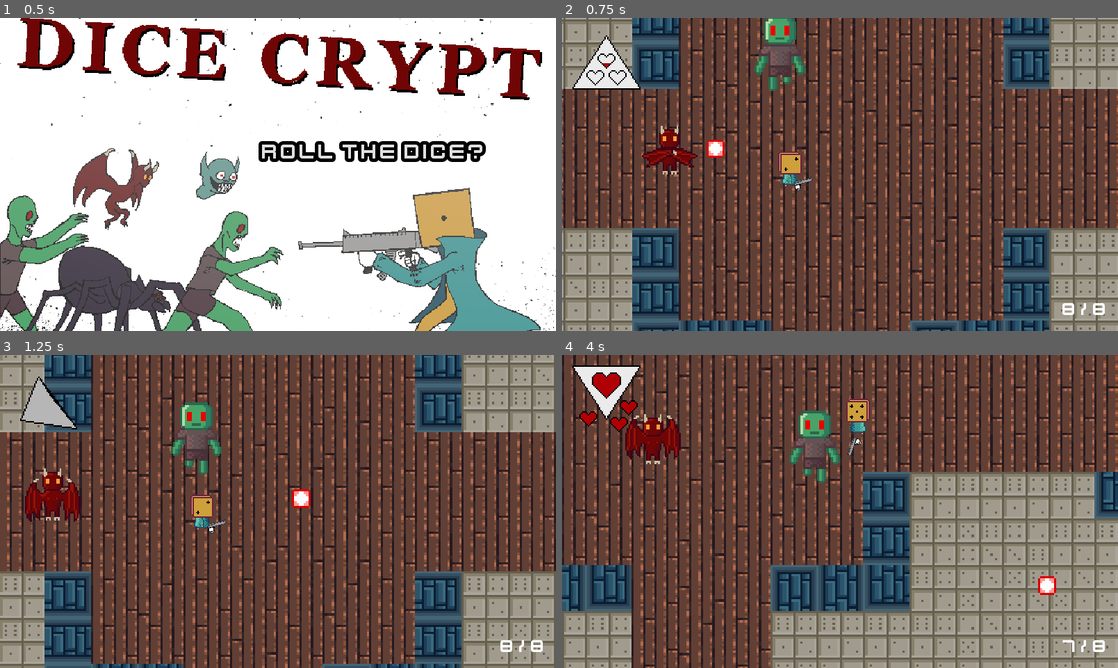
Above: before the commit, frames 1-4 (two rows, left to right).
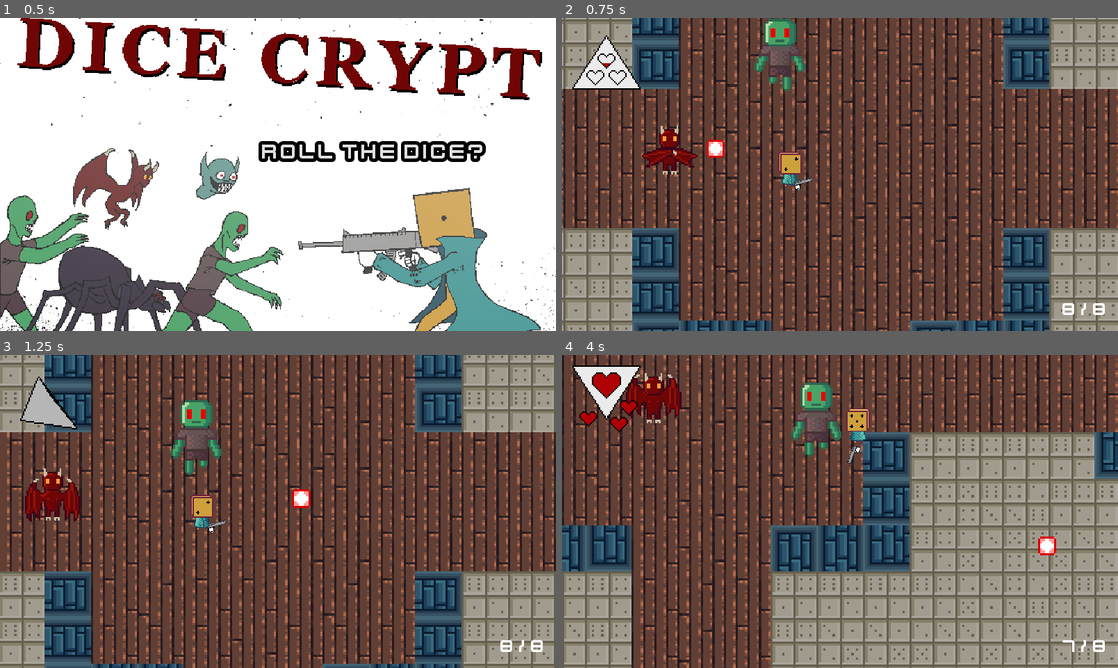
Above: after the commit, the same moments.

Repository: ygypt/gmtk2022
Game: Godot game, scene res://Menu.tscn
Same seed, same stepped clock (60 frames per second), same inputs: the game is played once before the commit and once after it.
Inputs (mouse positions are in pixels of both pictures, inside the frame that each line leads up to):
- Up to frame 1 (0.5 s): no input
- Up to frame 2 (0.75 s): click "ROLL THE DICE?" at 0.5 s
- Up to frame 3 (1.25 s): no input
- Up to frame 4 (4 s): move the mouse to (962, 495) at 1.27 s; hold D (move_right) 1.28-2.03 s; tap Space (dodge) at 1.35, 3.6 s; move the mouse to (728, 527) at 2.02 s; hold S (move_down) 2.03-2.78 s; tap F (interact) at 2.1 s; move the mouse to (895, 442) at 2.77 s; press the mouse at (895, 442) at 2.78 s; hold D (move_right) 2.78-3.53 s; move the mouse to (812, 574) at 3.52 s; release the mouse at (812, 574) at 3.53 s; hold W (move_up) from 3.53 s (still down)

Frame 1 is identical in both runs. In frame 2, 0.3% of the frame differs, in the area x 34-44%, y 0-24%; in frame 3, 0.4%; in frame 4, 41%, in the area x 0-100%, y 0-100%.

Commit message:
bullshit

Diff:
--- a/Characters/Ghoul/Ghoul.tscn
+++ b/Characters/Ghoul/Ghoul.tscn
@@ -9,12 +9,10 @@
 height = 4.0
 
 [sub_resource type="AtlasTexture" id=2]
-flags = 4
 atlas = ExtResource( 2 )
 region = Rect2( 0, 0, 32, 32 )
 
 [sub_resource type="AtlasTexture" id=3]
-flags = 4
 atlas = ExtResource( 2 )
 region = Rect2( 32, 0, 32, 32 )
 
@@ -35,8 +33,10 @@
 
 [node name="Ghoul" type="KinematicBody2D"]
 collision_layer = 2
-collision_mask = 5
+collision_mask = 7
 script = ExtResource( 1 )
+health = 18
+speed = 35
 
 [node name="CollisionShape2D" type="CollisionShape2D" parent="."]
 rotation = 1.5708
@@ -45,6 +45,7 @@
 [node name="Sprite" type="AnimatedSprite" parent="."]
 position = Vector2( 0, -16 )
 frames = SubResource( 4 )
+frame = 1
 playing = true
 
 [node name="State" type="Node" parent="."]
--- a/Characters/Imp/Imp.gd
+++ b/Characters/Imp/Imp.gd
@@ -8,6 +8,7 @@
 func _ready():
 	current_state = $State/Chase
 
+
 func _process(delta):
 	for player in get_tree().get_nodes_in_group("Player"):
 		player_distance = abs((player.position - position).length())
--- a/Characters/Imp/Imp.tscn
+++ b/Characters/Imp/Imp.tscn
@@ -9,32 +9,29 @@
 radius = 5.99999
 height = 4.00002
 
+[sub_resource type="AtlasTexture" id=10]
+atlas = ExtResource( 2 )
+region = Rect2( 64, 0, 32, 32 )
+
 [sub_resource type="AtlasTexture" id=8]
-flags = 4
 atlas = ExtResource( 2 )
 region = Rect2( 0, 0, 32, 32 )
 
 [sub_resource type="AtlasTexture" id=9]
-flags = 4
 atlas = ExtResource( 2 )
 region = Rect2( 32, 0, 32, 32 )
 
-[sub_resource type="AtlasTexture" id=10]
-flags = 4
-atlas = ExtResource( 2 )
-region = Rect2( 64, 0, 32, 32 )
-
 [sub_resource type="SpriteFrames" id=4]
 animations = [ {
+"frames": [ SubResource( 10 ) ],
+"loop": true,
+"name": "cast",
+"speed": 5.0
+}, {
 "frames": [ SubResource( 8 ), SubResource( 9 ) ],
 "loop": true,
 "name": "chase",
 "speed": 3.0
-}, {
-"frames": [ SubResource( 10 ) ],
-"loop": true,
-"name": "cast",
-"speed": 5.0
 } ]
 
 [sub_resource type="CapsuleShape2D" id=5]
@@ -44,9 +41,9 @@
 [node name="Imp" type="KinematicBody2D"]
 scale = Vector2( 0.75, 0.75 )
 collision_layer = 2
-collision_mask = 5
+collision_mask = 7
 script = ExtResource( 1 )
-health = 24
+health = 10
 speed = 50
 
 [node name="CollisionShape2D" type="CollisionShape2D" parent="."]
@@ -58,6 +55,7 @@
 position = Vector2( 0, -16 )
 frames = SubResource( 4 )
 animation = "chase"
+frame = 1
 playing = true
 
 [node name="State" type="Node" parent="."]
--- a/Characters/Player/Player.gd
+++ b/Characters/Player/Player.gd
@@ -13,6 +13,7 @@
 	current_state = $State/Idle
 	$Hurtbox.connect("area_entered", self, "_on_Hurtbox_area_entered")
 	health = 4
+	speed = 80
 #	weapon_slot.player = self
 
 func _process(delta: float):
--- a/Characters/Player/Player.tscn
+++ b/Characters/Player/Player.tscn
@@ -172,6 +172,7 @@
 script = ExtResource( 5 )
 
 [node name="Cooldown" type="Timer" parent="State/Dodge"]
+wait_time = 3.0
 one_shot = true
 
 [node name="Hurt" type="Node" parent="State"]
--- a/Spawners/EnemySpawner.gd
+++ b/Spawners/EnemySpawner.gd
@@ -1,27 +1,37 @@
 extends Node2D
 
 var ghoul = preload("res://Characters/Ghoul/Ghoul.tscn")
-var imp = preload("res://Characters/Ghoul/Ghoul.tscn")
+var imp = preload("res://Characters/Imp/Imp.tscn")
 
 var spawn
 var game
-var coef_hp
+var coef_hp = 0
 
 func _ready():
 	$Sprite.visible = false
-
-	randomize()
-	if rand_range(0, 1) > 0.5:
-		spawn = ghoul
-	else:
-		spawn = imp
 	spawn()
 
 func spawn():
-	spawn.instance()
+	var player_distance = 0
+	for player in get_tree().get_nodes_in_group("Player"):
+		player_distance = (player.global_position - global_position).length()
+
+	if player_distance < 300:
+		return
+
+	randomize()
+
+	if rand_range(0, 1) > 0.5:
+		spawn = ghoul.instance()
+	else:
+		spawn = imp.instance()
+
 	spawn.position = position
-	spawn.hp += .01 * coef_hp
+	spawn.health += .01 * coef_hp
+
+
 	get_parent().add_child(spawn)
+
 	$Timer.start()
 
 	randomize()
